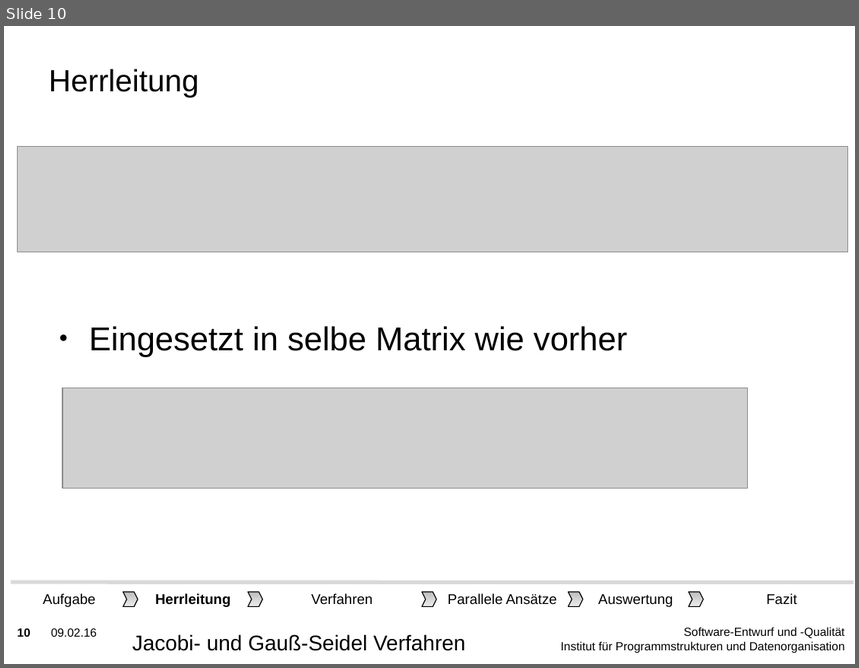
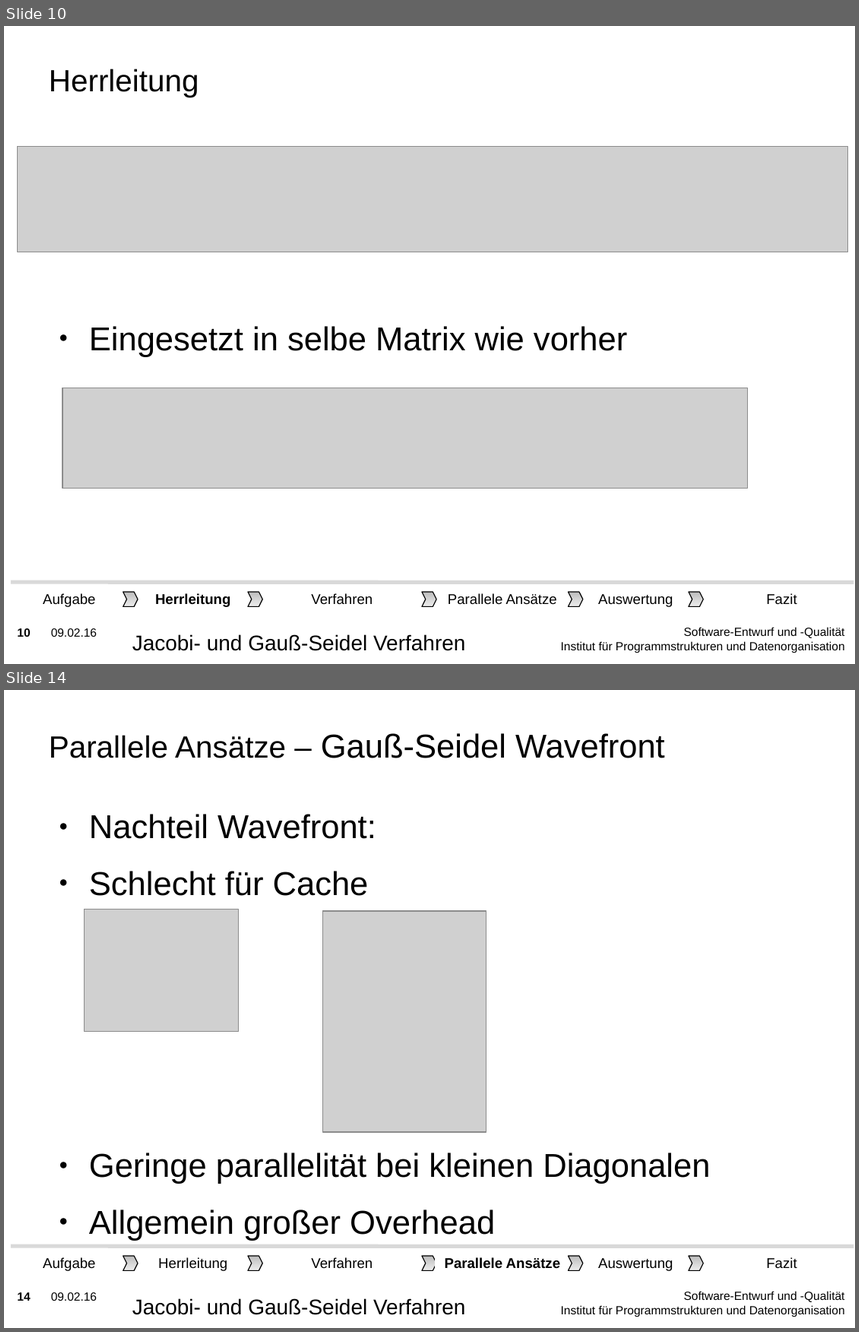
Before and after one commit to lutteropp/parallelDG, a slide deck: präsident/KIT-Masterslides-DE-SDQ.odp. Shown one above the other, each under a label of ours: slide 10 before the commit, slides 10 and 14 after it; the slides between them are not shown. The pictures are 859x668 and 859x1332 pixels, drawn with LibreOffice and Linux fonts; fonts in the diff are those of the drawing; grey boxes stand for pictures; background and template pictures are left out. Boxes give left, top, right and bottom in pixels: in the first picture for what was removed or moved away, otherwise in the second. Text is boxed around its words. In the diff, an @@ line names an element or a change of style, - is before the commit and + after.

Commit message:
aufgabe d gelöscht präsentation geupdatet

```diff
--- a/präsident/KIT-Masterslides-DE-SDQ.odp
+++ b/präsident/KIT-Masterslides-DE-SDQ.odp
@@ slide 14 added at (4, 690, 855, 1328), background picture (left out); not listed: 3 template elements that a slide beside it also shows @@
@@ title added at (49, 733, 665, 758), 28 pt, text #000000 @@
+Parallele Ansätze – Gauß-Seidel Wavefront
@@ text added at (89, 814, 710, 1241), 28 pt, text #000000 @@
+● Nachteil Wavefront:
+● Schlecht für Cache
+● Geringe parallelität bei kleinen Diagonalen
+● Allgemein großer Overhead
@@ picture added at (84, 910, 238, 1032) @@
@@ picture added at (323, 911, 487, 1132) @@
@@ group added at (11, 1246, 854, 1277): 6 rectangles, 5 freeform shapes, 1 line @@
+Herrleitung
+Auswertung
+Verfahren
+Fazit
+Aufgabe
+Parallele Ansätze
@@ text added at (132, 1299, 465, 1315), 18 pt, text #000000 @@
+Jacobi- und Gauß-Seidel Verfahren
```
Also in this commit, not shown: 4 slides changed, 5 other slides added, 53 other files.
